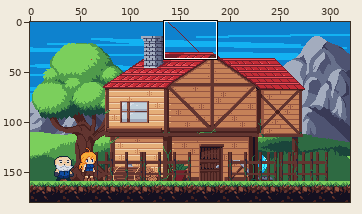
Two versions of one pixel-art file, Sprites/HomeTown-YourHouse.aseprite. The first picture is a wide view before the edit; the outline marks the close-up.
Close-up. Before:
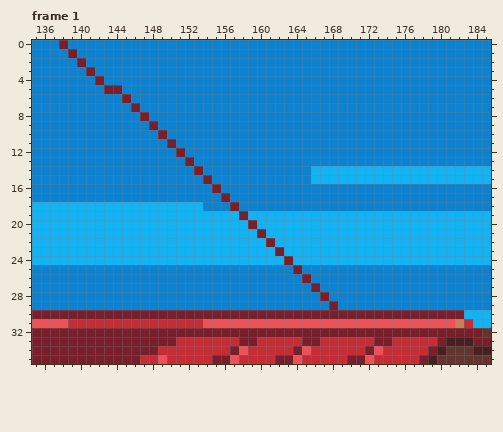
320x180 pixels, 9 frames. Shown: frame 1: x 135..185, y 0..35.
Once edited:
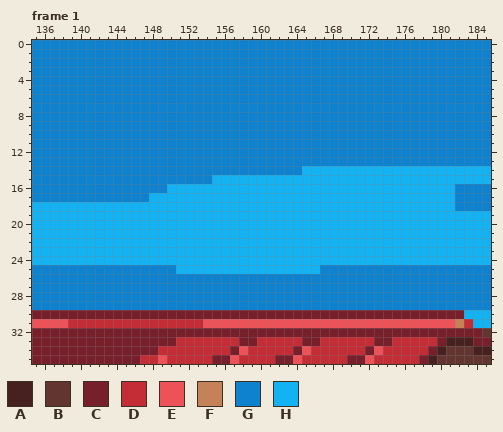
Palette (. is transparent): A #46211f  B #623530  C #781f2c  D #c42c36  E #ed5259  F #c58158  G #0e82ce  H #13b2f2
The author wrote: slide state done, Sprites cleaned up houses
Difference:
--- frame 1, layer "Layer 5"
@@ x 135..185 @@
- 0 GGGCGGGGGGGGGGGGGGGGGGGGGGGGGGGGGGGGGGGGGGGGGGGGGGG
- 1 GGGGCGGGGGGGGGGGGGGGGGGGGGGGGGGGGGGGGGGGGGGGGGGGGGG
- 2 GGGGGCGGGGGGGGGGGGGGGGGGGGGGGGGGGGGGGGGGGGGGGGGGGGG
- 3 GGGGGGCGGGGGGGGGGGGGGGGGGGGGGGGGGGGGGGGGGGGGGGGGGGG
- 4 GGGGGGGCGGGGGGGGGGGGGGGGGGGGGGGGGGGGGGGGGGGGGGGGGGG
- 5 GGGGGGGGCCGGGGGGGGGGGGGGGGGGGGGGGGGGGGGGGGGGGGGGGGG
- 6 GGGGGGGGGGCGGGGGGGGGGGGGGGGGGGGGGGGGGGGGGGGGGGGGGGG
- 7 GGGGGGGGGGGCGGGGGGGGGGGGGGGGGGGGGGGGGGGGGGGGGGGGGGG
- 8 GGGGGGGGGGGGCGGGGGGGGGGGGGGGGGGGGGGGGGGGGGGGGGGGGGG
- 9 GGGGGGGGGGGGGCGGGGGGGGGGGGGGGGGGGGGGGGGGGGGGGGGGGGG
-10 GGGGGGGGGGGGGGCGGGGGGGGGGGGGGGGGGGGGGGGGGGGGGGGGGGG
-11 GGGGGGGGGGGGGGGCGGGGGGGGGGGGGGGGGGGGGGGGGGGGGGGGGGG
-12 GGGGGGGGGGGGGGGGCGGGGGGGGGGGGGGGGGGGGGGGGGGGGGGGGGG
-13 GGGGGGGGGGGGGGGGGCGGGGGGGGGGGGGGGGGGGGGGGGGGGGGGGGG
-14 GGGGGGGGGGGGGGGGGGCGGGGGGGGGGGGHHHHHHHHHHHHHHHHHHHH
-15 GGGGGGGGGGGGGGGGGGGCGGGGGGGGGGGHHHHHHHHHHHHHHHHHHHH
-16 GGGGGGGGGGGGGGGGGGGGCGGGGGGGGGGGGGGGGGGGGGGGGGGGGGG
-17 GGGGGGGGGGGGGGGGGGGGGCGGGGGGGGGGGGGGGGGGGGGGGGGGGGG
-18 HHHHHHHHHHHHHHHHHHHGGGCGGGGGGGGGGGGGGGGGGGGGGGGGGGG
-19 HHHHHHHHHHHHHHHHHHHHHHHCHHHHHHHHHHHHHHHHHHHHHHHHHHH
-20 HHHHHHHHHHHHHHHHHHHHHHHHCHHHHHHHHHHHHHHHHHHHHHHHHHH
-21 HHHHHHHHHHHHHHHHHHHHHHHHHCHHHHHHHHHHHHHHHHHHHHHHHHH
-22 HHHHHHHHHHHHHHHHHHHHHHHHHHCHHHHHHHHHHHHHHHHHHHHHHHH
-23 HHHHHHHHHHHHHHHHHHHHHHHHHHHCHHHHHHHHHHHHHHHHHHHHHHH
-24 HHHHHHHHHHHHHHHHHHHHHHHHHHHHCHHHHHHHHHHHHHHHHHHHHHH
-25 GGGGGGGGGGGGGGGGGGGGGGGGGGGGGCGGGGGGGGGGGGGGGGGGGGG
-26 GGGGGGGGGGGGGGGGGGGGGGGGGGGGGGCGGGGGGGGGGGGGGGGGGGG
-27 GGGGGGGGGGGGGGGGGGGGGGGGGGGGGGGCGGGGGGGGGGGGGGGGGGG
-28 GGGGGGGGGGGGGGGGGGGGGGGGGGGGGGGGCGGGGGGGGGGGGGGGGGG
-29 GGGGGGGGGGGGGGGGGGGGGGGGGGGGGGGGGCGGGGGGGGGGGGGGGGG
+ 0 GGGGGGGGGGGGGGGGGGGGGGGGGGGGGGGGGGGGGGGGGGGGGGGGGGG
+ 1 GGGGGGGGGGGGGGGGGGGGGGGGGGGGGGGGGGGGGGGGGGGGGGGGGGG
+ 2 GGGGGGGGGGGGGGGGGGGGGGGGGGGGGGGGGGGGGGGGGGGGGGGGGGG
+ 3 GGGGGGGGGGGGGGGGGGGGGGGGGGGGGGGGGGGGGGGGGGGGGGGGGGG
+ 4 GGGGGGGGGGGGGGGGGGGGGGGGGGGGGGGGGGGGGGGGGGGGGGGGGGG
+ 5 GGGGGGGGGGGGGGGGGGGGGGGGGGGGGGGGGGGGGGGGGGGGGGGGGGG
+ 6 GGGGGGGGGGGGGGGGGGGGGGGGGGGGGGGGGGGGGGGGGGGGGGGGGGG
+ 7 GGGGGGGGGGGGGGGGGGGGGGGGGGGGGGGGGGGGGGGGGGGGGGGGGGG
+ 8 GGGGGGGGGGGGGGGGGGGGGGGGGGGGGGGGGGGGGGGGGGGGGGGGGGG
+ 9 GGGGGGGGGGGGGGGGGGGGGGGGGGGGGGGGGGGGGGGGGGGGGGGGGGG
+10 GGGGGGGGGGGGGGGGGGGGGGGGGGGGGGGGGGGGGGGGGGGGGGGGGGG
+11 GGGGGGGGGGGGGGGGGGGGGGGGGGGGGGGGGGGGGGGGGGGGGGGGGGG
+12 GGGGGGGGGGGGGGGGGGGGGGGGGGGGGGGGGGGGGGGGGGGGGGGGGGG
+13 GGGGGGGGGGGGGGGGGGGGGGGGGGGGGGGGGGGGGGGGGGGGGGGGGGG
+14 GGGGGGGGGGGGGGGGGGGGGGGGGGGGGGHHHHHHHHHHHHHHHHHHHHH
+15 GGGGGGGGGGGGGGGGGGGGHHHHHHHHHHHHHHHHHHHHHHHHHHHHHHH
+16 GGGGGGGGGGGGGGGHHHHHHHHHHHHHHHHHHHHHHHHHHHHHHHHGGGG
+17 GGGGGGGGGGGGGHHHHHHHHHHHHHHHHHHHHHHHHHHHHHHHHHHGGGG
+18 HHHHHHHHHHHHHHHHHHHHHHHHHHHHHHHHHHHHHHHHHHHHHHHGGGG
+19 HHHHHHHHHHHHHHHHHHHHHHHHHHHHHHHHHHHHHHHHHHHHHHHHHHH
+20 HHHHHHHHHHHHHHHHHHHHHHHHHHHHHHHHHHHHHHHHHHHHHHHHHHH
+21 HHHHHHHHHHHHHHHHHHHHHHHHHHHHHHHHHHHHHHHHHHHHHHHHHHH
+22 HHHHHHHHHHHHHHHHHHHHHHHHHHHHHHHHHHHHHHHHHHHHHHHHHHH
+23 HHHHHHHHHHHHHHHHHHHHHHHHHHHHHHHHHHHHHHHHHHHHHHHHHHH
+24 HHHHHHHHHHHHHHHHHHHHHHHHHHHHHHHHHHHHHHHHHHHHHHHHHHH
+25 GGGGGGGGGGGGGGGGHHHHHHHHHHHHHHHHGGGGGGGGGGGGGGGGGGG
+26 GGGGGGGGGGGGGGGGGGGGGGGGGGGGGGGGGGGGGGGGGGGGGGGGGGG
+27 GGGGGGGGGGGGGGGGGGGGGGGGGGGGGGGGGGGGGGGGGGGGGGGGGGG
+28 GGGGGGGGGGGGGGGGGGGGGGGGGGGGGGGGGGGGGGGGGGGGGGGGGGG
+29 GGGGGGGGGGGGGGGGGGGGGGGGGGGGGGGGGGGGGGGGGGGGGGGGGGG
 30 CCCCCCCCCCCCCCCCCCCCCCCCCCCCCCCCCCCCCCCCCCCCCCCCHHH
